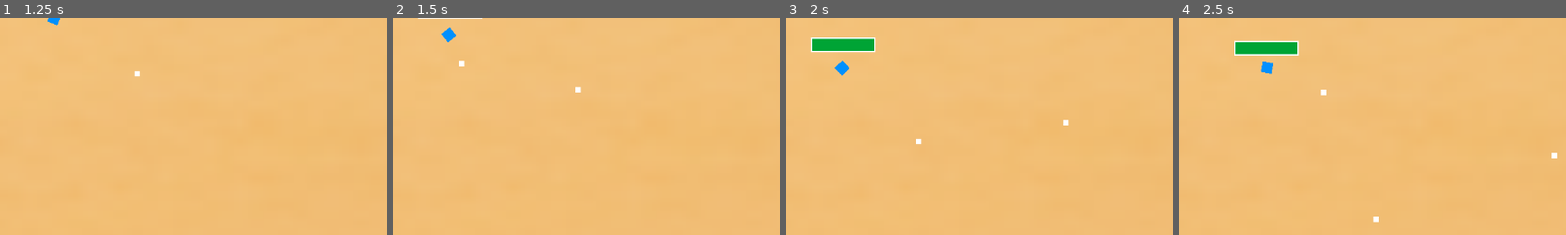
Above: before the commit, frames 1-4 (left to right).
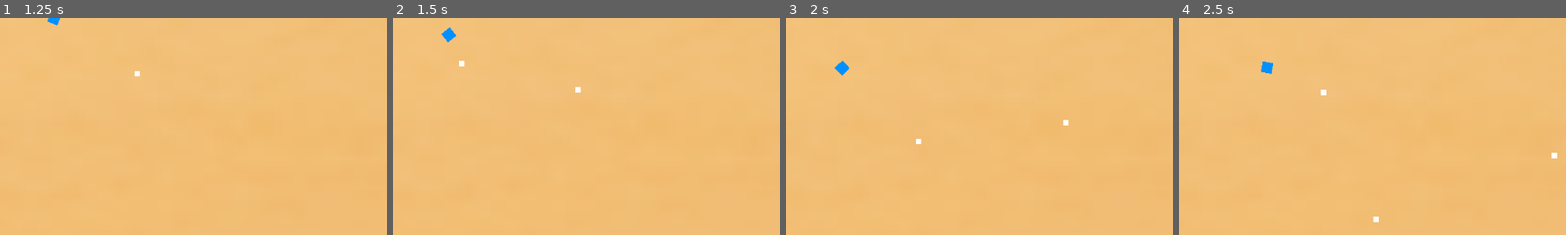
Above: after the commit, the same moments.

Repository: DemonKingSwarn/i-cant-stop-twinkling
Game: Godot game, scene res://Scenes/world.tscn
Two runs of this game, one before a commit and one after it. Both use one fixed random seed, a clock stepped at 60 frames per second and the inputs below.
Inputs (mouse positions are % of the whole screen's width and height, from its top left):
- Up to frame 1 (1.25 s): tap Enter at 0.5 s; move the mouse to (72, 45) at 0.52 s; hold D (right) from 0.53 s (still down); click (72, 45) at 0.6 s
- Up to frame 2 (1.5 s): move the mouse to (30, 55) at 1.27 s; release D (right) at 1.28 s; hold S (down) from 1.28 s (still down); click (30, 55) at 1.35 s
- Up to frame 3 (2 s): keep holding S (down)
- Up to frame 4 (2.5 s): move the mouse to (60, 28) at 2.02 s; release S (down) at 2.03 s; hold D (right) from 2.03 s (still down); click (60, 28) at 2.1 s
The pictures show only the part of the screen within x 0-50%, y 0-50%; the shares and areas given below are measured in that part.

Frame 1 is identical in both runs. In frame 2, less than 0.1% of the frame differs, in the area x 6-24%, y 0-1%; in frame 3, 1.2%, in the area x 6-24%, y 8-17%; in frame 4, 1.2%.

Commit message:
player and enemy actually getting damaged when hit by bullet

Diff:
--- a/Scenes/bullet.tscn
+++ b/Scenes/bullet.tscn
@@ -1,7 +1,8 @@
-[gd_scene load_steps=5 format=3 uid="uid://cipvuox1vlehq"]
+[gd_scene load_steps=6 format=3 uid="uid://cipvuox1vlehq"]
 
 [ext_resource type="Script" path="res://Scripts/bullet.gd" id="1_uoppr"]
 [ext_resource type="Texture2D" uid="uid://ifryb3rrs0vr" path="res://square.png" id="2_gmyjp"]
+[ext_resource type="Script" path="res://Scenes/bulletArea.gd" id="3_l40t7"]
 
 [sub_resource type="RectangleShape2D" id="RectangleShape2D_kpqnm"]
 size = Vector2(8, 8)
@@ -23,6 +24,7 @@
 shape = SubResource("RectangleShape2D_kpqnm")
 
 [node name="bulletArea" type="Area2D" parent="."]
+script = ExtResource("3_l40t7")
 
 [node name="CollisionShape2D" type="CollisionShape2D" parent="bulletArea"]
 position = Vector2(-4, 4)
--- /dev/null
+++ b/Scenes/bulletArea.gd
@@ -0,0 +1,16 @@
+extends Area2D
+
+var damage : float = 2
+
+func _ready():
+	body_entered.connect(on_body_entered)
+
+func on_body_entered(body: Node2D):
+	#print(body.name)
+	if body is Enemy:
+		var enemy : Enemy = body as Enemy
+		enemy.apply_damage(damage)
+
+	if body is Player:
+		var player : Enemy = body as Enemy
+		player.personal_damage(damage)
--- a/Scenes/enemy.tscn
+++ b/Scenes/enemy.tscn
@@ -8,7 +8,7 @@
 
 [sub_resource type="RectangleShape2D" id="RectangleShape2D_8xegg"]
 
-[node name="EnemyNode" type="Node2D"]
+[node name="EnemyNode" type="Node2D" groups=["Enemy"]]
 
 [node name="CharacterBody2D" type="CharacterBody2D" parent="." groups=["Enemy"]]
 script = ExtResource("1_rafat")
--- a/Scenes/world.tscn
+++ b/Scenes/world.tscn
@@ -50,6 +50,7 @@
 scale = Vector2(3, 3)
 
 [node name="Control" parent="Player" instance=ExtResource("5_ci2nq")]
+visible = false
 offset_left = -42.0
 offset_top = -34.0
 offset_right = -42.0
--- a/Scripts/Enemy.gd
+++ b/Scripts/Enemy.gd
@@ -1,9 +1,14 @@
 extends CharacterBody2D
 
+class_name Enemy
+
 @export var speed = 100
+@export var hitpoints = 100
+
+var maxHitpoints = hitpoints
+
 var playerPosition
 var targetPosition
-var hit = 5
 @onready var player = get_parent().get_parent().get_node("Player")
 
 func _physics_process(delta):
@@ -15,7 +20,10 @@
 		move_and_slide()
 		look_at(playerPosition)
 
+func apply_damage(damage) -> void:
+	player.damage(damage)
 
-func _on_area_2d_area_entered(area):
-	if area.name == "bullerArea":
-		player.damage(5)
+func personal_damage(damage) -> void:
+	hitpoints -= damage
+	if hitpoints <= 0:
+		queue_free()
--- a/Scripts/Player.gd
+++ b/Scripts/Player.gd
@@ -1,17 +1,17 @@
 extends CharacterBody2D
+
+class_name Player
 
 const bullet = preload("res://Scenes/bullet.tscn")
 
 @export var playerSpeed : int = 100
-@export var bulletSpeed = 1000
-@export var fireRate = 0.2
+@export var bulletSpeed : int = 1000
+@export var fireRate : float = 0.2
 @export var hitpoints : int = 100
 
-var maxHitpoints =  hitpoints
+var maxHitpoints : int =  hitpoints
 
-@onready var healthbar = get_parent().get_node("Control/ProgressBar")
-
-var canFire = true
+var canFire : bool = true
 
 func _process(delta):
 	#look_at(get_global_mouse_position())
@@ -33,7 +33,7 @@
 
 func damage(damageCount):
 	hitpoints -= damageCount
-	healthbar.set_percent_value_int(hitpoints)
+	#$Control/ProgressBar.set_percent_value(hitpoints)
 	if hitpoints <= 0:
 		queue_free()
 
--- a/Scripts/ProgressBar.gd
+++ b/Scripts/ProgressBar.gd
@@ -4,5 +4,5 @@
 	#$ProgressBar.value = 100
 	print("temp")
 
-func set_percent_value_int(newValue):
+func set_percent_value(newValue):
 	$ProgressBar.value = newValue
--- a/Scripts/bullet.gd
+++ b/Scripts/bullet.gd
@@ -9,7 +9,3 @@
 func _physics_process(delta):
 	gravity_scale = 0
 	var collisionInfo = move_and_collide(vel.normalized() * delta * speed)
-
-func _on_body_entered(body):
-	if !body.is_in_group("Player") or !body.is_in_group("Enemy"):
-		queue_free()
--- a/project.godot
+++ b/project.godot
@@ -13,6 +13,9 @@
 config/name="first godot"
 run/main_scene="res://Scenes/world.tscn"
 config/features=PackedStringArray("4.0", "Forward Plus")
+boot_splash/show_image=false
+boot_splash/fullsize=false
+boot_splash/use_filter=false
 config/icon="res://icon.svg"
 
 [input]
Not shown, added: export_presets.cfg
